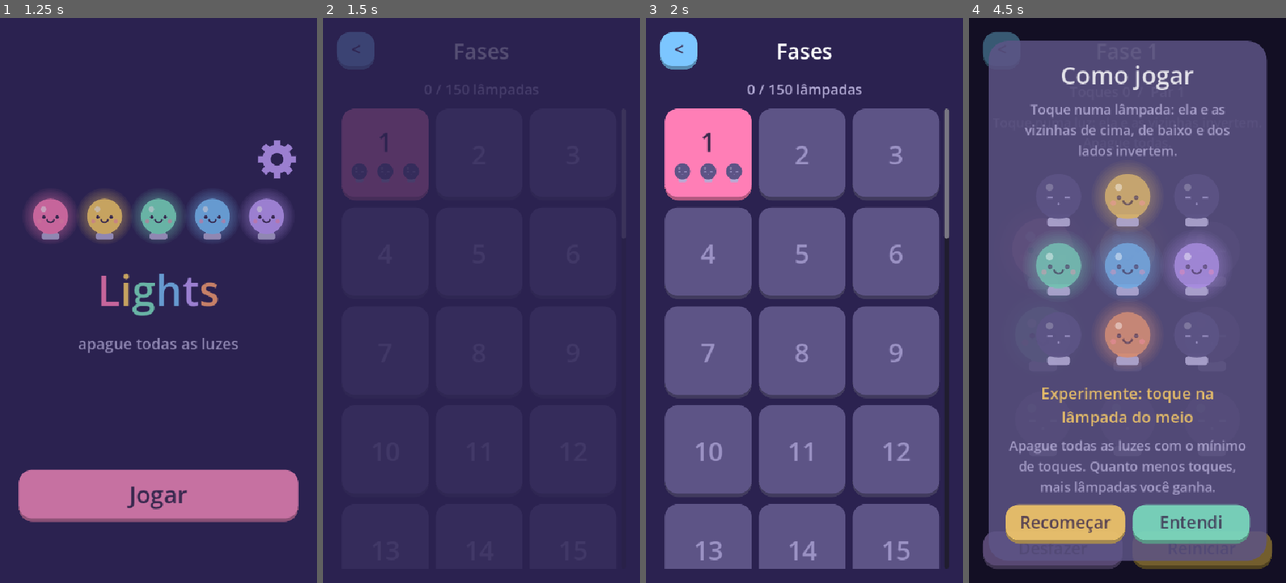
Above: before the commit, frames 1-4 (left to right).
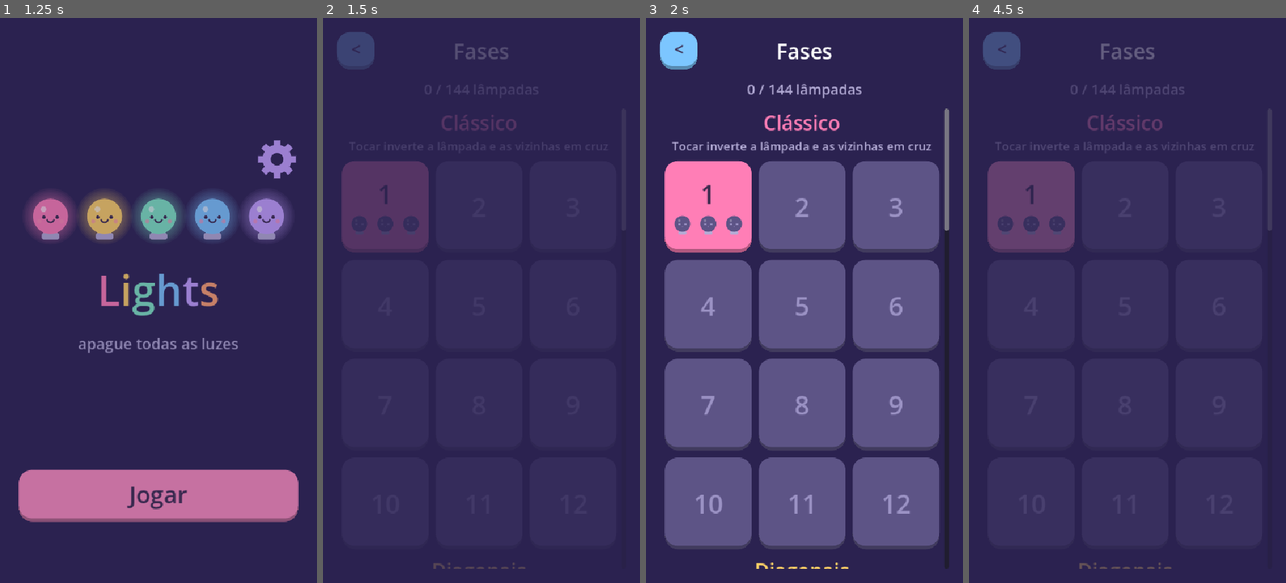
Above: after the commit, the same moments.

Repository: MuriloBahr/lights
Game: Godot game, scene res://scenes/menu.tscn
Same seed, same stepped clock (60 frames per second), same inputs: the game is played once before the commit and once after it.
Inputs (mouse positions are in pixels of both pictures, inside the frame that each line leads up to; where the layout moved, square brackets give the same spot in the first picture):
- Up to frame 1 (1.25 s): click "Jogar" at 0.5 s
- Up to frame 2 (1.5 s): click "Jogar" at 1.25 s
- Up to frame 3 (2 s): no input
- Up to frame 4 (4.5 s): click "<" at 2 s; click "Jogar" at 2.75 s; move the mouse to (1244, 159) at 3.52 s; click (1244, 159) at 3.67 s; click (1032, 204) [1032, 153] at 4.25 s

Frame 1 is identical in both runs. In frame 2, 5.0% of the frame differs, in the area x 5-66%, y 11-98%; in frame 3, 26%; in frame 4, 94%, in the area x 0-100%, y 0-100%.

Commit message:
lights [patch note]: Ajuste em level design, adicionado mundos

Diff:
--- a/data/levels.json
+++ b/data/levels.json
@@ -1,52 +1,50 @@
-{"levels":[
-{"id":1,"size":3,"grid":[1,1,0,1,0,0,0,0,0],"par":1,"hint":"Toque numa luz: ela e as vizinhas invertem. Apague todas."},
-{"id":2,"size":3,"grid":[0,1,1,0,0,1,0,0,0],"par":1},
-{"id":3,"size":3,"grid":[0,0,1,0,1,1,0,0,1],"par":1},
-{"id":4,"size":3,"grid":[0,0,0,0,0,1,0,1,1],"par":1},
-{"id":5,"size":3,"grid":[0,1,1,1,0,0,1,0,0],"par":2},
-{"id":6,"size":3,"grid":[0,0,0,1,0,1,1,0,1],"par":2},
-{"id":7,"size":3,"grid":[0,1,1,0,0,0,0,1,1],"par":2},
-{"id":8,"size":3,"grid":[1,1,1,1,0,0,0,0,1],"par":3},
-{"id":9,"size":3,"grid":[0,1,0,1,1,1,0,0,1],"par":4},
-{"id":10,"size":3,"grid":[0,0,1,0,1,1,1,0,1],"par":4},
-{"id":11,"size":4,"grid":[1,1,0,1,0,0,0,1,1,1,1,0,0,1,0,0],"par":3},
-{"id":12,"size":4,"grid":[0,1,1,1,0,0,1,0,1,1,0,0,0,0,1,0],"par":3},
-{"id":13,"size":4,"grid":[0,0,0,0,0,1,1,0,1,0,0,0,0,1,0,1],"par":3},
-{"id":14,"size":4,"grid":[1,1,1,1,0,0,1,0,1,0,1,0,1,1,0,0],"par":4},
-{"id":15,"size":4,"grid":[1,1,1,0,1,1,0,1,1,1,1,0,1,0,1,0],"par":4},
-{"id":16,"size":4,"grid":[0,1,0,1,1,0,0,1,0,1,0,1,0,0,0,1],"par":4},
-{"id":17,"size":4,"grid":[1,0,1,0,1,1,0,0,1,0,0,1,1,0,0,0],"par":5},
-{"id":18,"size":4,"grid":[1,0,0,1,1,0,1,0,0,1,1,0,0,0,1,0],"par":5},
-{"id":19,"size":4,"grid":[0,1,1,1,1,0,1,1,0,1,1,0,0,1,1,0],"par":5},
-{"id":20,"size":4,"grid":[0,1,0,0,0,1,1,0,0,1,0,1,1,0,0,1],"par":5},
-{"id":21,"size":4,"grid":[0,1,1,1,0,0,0,0,1,0,0,1,0,1,1,1],"par":5},
-{"id":22,"size":4,"grid":[0,0,1,1,1,1,0,1,1,0,0,1,0,1,0,0],"par":6},
-{"id":23,"size":4,"grid":[0,0,1,0,0,0,0,0,1,0,1,1,0,0,1,1],"par":6},
-{"id":24,"size":4,"grid":[0,1,1,1,1,1,0,0,0,0,1,1,0,1,1,1],"par":6},
-{"id":25,"size":5,"grid":[0,0,0,0,0,0,0,1,0,1,0,1,0,0,1,0,0,0,1,0,1,1,0,1,1],"par":5},
-{"id":26,"size":5,"grid":[0,1,0,1,0,1,1,0,1,1,1,1,0,1,1,1,1,1,1,1,1,1,1,1,1],"par":5},
-{"id":27,"size":5,"grid":[0,0,0,1,1,0,1,0,1,0,1,1,0,1,1,1,0,1,0,1,0,0,0,0,0],"par":7},
-{"id":28,"size":5,"grid":[0,0,1,0,0,1,0,1,1,0,0,1,1,0,0,0,1,1,0,0,0,0,1,0,1],"par":7},
-{"id":29,"size":5,"grid":[1,1,0,0,1,0,0,0,1,0,1,0,0,0,1,0,0,1,0,1,0,0,1,0,1],"par":7},
-{"id":30,"size":5,"grid":[0,0,1,0,1,1,1,1,0,1,0,0,0,1,0,1,0,1,0,0,1,1,0,0,0],"par":8},
-{"id":31,"size":5,"grid":[1,0,1,1,0,1,1,0,0,1,1,0,0,1,1,0,1,1,1,0,1,1,0,1,0],"par":8},
-{"id":32,"size":5,"grid":[0,0,0,0,1,1,1,0,1,1,1,1,0,0,1,1,1,1,1,0,0,1,0,0,1],"par":8},
-{"id":33,"size":5,"grid":[1,0,1,0,0,0,1,1,1,0,0,0,1,1,0,0,1,0,0,1,1,1,0,1,1],"par":8},
-{"id":34,"size":5,"grid":[1,1,0,0,1,0,0,1,1,0,0,1,0,1,1,1,0,0,0,1,1,1,0,0,0],"par":10},
-{"id":35,"size":5,"grid":[0,0,1,0,1,0,0,1,1,0,0,0,0,1,0,1,1,1,1,1,1,0,0,0,1],"par":10},
-{"id":36,"size":5,"grid":[1,1,0,0,1,1,1,0,0,0,1,0,1,1,0,0,0,0,0,1,0,1,0,0,0],"par":11},
-{"id":37,"size":5,"grid":[1,1,1,1,1,1,0,1,0,1,1,0,0,1,0,1,1,1,1,0,1,0,1,1,0],"par":11},
-{"id":38,"size":5,"grid":[0,0,0,1,0,0,0,0,1,0,0,1,1,0,1,0,0,0,1,0,1,0,0,1,1],"par":11},
-{"id":39,"size":5,"grid":[0,0,0,0,1,0,1,1,1,1,0,1,1,1,0,0,1,0,1,0,0,1,0,1,1],"par":11},
-{"id":40,"size":5,"grid":[0,0,1,1,0,1,0,0,1,1,1,1,1,1,0,0,1,1,1,1,0,1,1,1,0],"par":12},
-{"id":41,"size":6,"grid":[1,1,1,1,0,0,0,1,0,1,1,1,0,0,0,1,1,0,1,0,1,1,1,1,0,0,0,0,0,0,0,0,0,0,0,0],"par":7},
-{"id":42,"size":6,"grid":[1,1,0,1,1,0,0,0,1,1,0,1,1,1,0,0,1,0,1,1,1,0,1,0,1,0,0,1,1,0,0,0,0,0,0,1],"par":8},
-{"id":43,"size":6,"grid":[0,1,1,0,0,0,1,1,1,1,0,0,1,0,0,0,0,0,1,1,0,1,0,0,0,0,1,0,0,0,0,0,1,1,0,1],"par":8},
-{"id":44,"size":6,"grid":[0,0,0,1,0,0,1,0,0,0,1,0,0,0,0,1,1,1,0,0,1,0,0,0,0,1,0,0,1,1,1,0,0,0,0,0],"par":9},
-{"id":45,"size":6,"grid":[0,1,1,1,1,0,1,1,1,1,0,1,0,1,1,0,1,1,1,0,1,1,0,1,1,0,0,1,0,1,0,0,1,1,0,1],"par":9},
-{"id":46,"size":6,"grid":[0,0,0,0,1,0,1,0,1,0,1,0,1,0,1,0,0,0,1,1,0,0,1,1,0,1,0,1,0,0,1,0,0,1,1,0],"par":10},
-{"id":47,"size":6,"grid":[1,1,1,1,1,0,0,1,1,1,1,1,0,1,1,1,0,1,0,1,1,0,0,1,0,0,1,1,0,1,1,0,1,1,0,0],"par":11},
-{"id":48,"size":6,"grid":[0,1,1,0,0,0,1,1,1,1,1,1,1,0,0,0,1,0,1,0,1,1,0,0,0,1,1,1,0,0,0,0,1,1,1,0],"par":11},
-{"id":49,"size":6,"grid":[1,0,0,1,1,1,0,1,1,0,0,1,1,1,0,1,0,1,1,0,0,0,0,1,1,1,1,0,1,0,0,1,0,1,1,0],"par":15},
-{"id":50,"size":6,"grid":[1,1,1,0,0,0,1,1,1,0,1,1,0,0,0,1,1,1,0,0,1,1,0,0,1,0,0,0,0,1,0,1,1,1,0,0],"par":16}
+{"worlds":[{"id":1,"name":"Clássico","color":0,"rule":"Tocar inverte a lâmpada e as vizinhas em cruz"},{"id":2,"name":"Diagonais","color":1,"rule":"Agora o toque inverte as diagonais"},{"id":3,"name":"Formas","color":2,"rule":"Nem toda grade é quadrada"},{"id":4,"name":"Mistura","color":3,"rule":"Cruz, diagonais e formas juntas"}],"levels":[
+{"id":1,"world":1,"size":3,"grid":[0,0,0,1,0,0,1,1,0],"par":1,"hint":"Toque numa luz: ela e as vizinhas invertem. Apague todas."},
+{"id":2,"world":1,"size":3,"grid":[0,1,0,1,1,1,0,1,0],"par":1},
+{"id":3,"world":1,"size":3,"grid":[1,0,0,1,1,0,1,0,0],"par":1},
+{"id":4,"world":1,"size":3,"grid":[0,0,1,1,1,1,0,0,1],"par":3},
+{"id":5,"world":1,"size":3,"grid":[1,1,0,1,0,1,0,1,1],"par":2},
+{"id":6,"world":1,"size":3,"grid":[1,1,1,1,0,0,0,0,1],"par":3},
+{"id":7,"world":1,"size":4,"grid":[1,1,0,1,1,0,1,0,0,0,1,0,0,0,0,1],"par":3},
+{"id":8,"world":1,"size":4,"grid":[1,1,0,1,1,1,1,1,1,0,1,1,1,0,1,0],"par":4},
+{"id":9,"world":1,"size":4,"grid":[1,1,1,0,0,1,1,1,0,1,0,1,0,0,0,0],"par":4},
+{"id":10,"world":1,"size":5,"grid":[1,0,0,1,0,1,0,1,1,0,0,0,0,1,1,0,0,0,0,0,0,0,0,1,1],"par":6},
+{"id":11,"world":1,"size":5,"grid":[0,0,0,0,0,1,0,1,0,0,0,0,0,1,0,0,0,0,0,0,1,0,0,1,1],"par":5},
+{"id":12,"world":1,"size":5,"grid":[0,1,0,0,0,1,1,1,1,0,0,0,1,0,0,1,0,0,0,0,0,1,1,0,0],"par":5},
+{"id":13,"world":2,"size":3,"grid":[0,1,0,1,0,0,0,1,0],"par":1,"shape":"x","hint":"Novidade: agora o toque inverte as diagonais."},
+{"id":14,"world":2,"size":3,"grid":[0,1,0,1,0,1,0,0,0],"par":1,"shape":"x"},
+{"id":15,"world":2,"size":3,"grid":[0,0,0,0,1,0,0,0,1],"par":1,"shape":"x"},
+{"id":16,"world":2,"size":4,"grid":[1,0,1,1,0,1,1,0,1,1,1,0,1,0,0,0],"par":3,"shape":"x"},
+{"id":17,"world":2,"size":4,"grid":[0,1,0,0,1,0,0,0,1,1,1,0,0,1,0,0],"par":2,"shape":"x"},
+{"id":18,"world":2,"size":4,"grid":[0,1,0,1,0,1,1,0,1,0,0,0,0,1,1,0],"par":3,"shape":"x"},
+{"id":19,"world":2,"size":5,"grid":[1,0,0,0,1,0,1,0,1,0,0,1,0,0,1,1,1,0,1,0,0,1,0,0,0],"par":5,"shape":"x"},
+{"id":20,"world":2,"size":5,"grid":[1,0,1,0,0,0,0,0,1,0,0,1,0,0,0,1,1,0,1,0,0,1,1,0,0],"par":4,"shape":"x"},
+{"id":21,"world":2,"size":5,"grid":[0,0,0,0,0,0,1,0,0,0,1,1,1,0,1,0,1,1,1,1,0,1,1,0,1],"par":4,"shape":"x"},
+{"id":22,"world":2,"size":5,"grid":[0,1,0,0,0,0,1,0,0,0,1,0,0,0,0,0,0,1,0,0,1,1,0,0,0],"par":5,"shape":"x"},
+{"id":23,"world":2,"size":5,"grid":[0,1,1,1,0,0,1,1,1,0,0,0,0,1,0,1,0,1,0,0,0,0,0,1,0],"par":6,"shape":"x"},
+{"id":24,"world":2,"size":5,"grid":[0,0,0,1,0,1,0,1,0,1,1,1,1,0,0,1,1,0,1,1,1,1,1,0,1],"par":6,"shape":"x"},
+{"id":25,"world":3,"size":3,"grid":[0,0,0,0,1,0,0,1,0],"par":1,"mask":[0,1,0,1,1,1,0,1,0],"hint":"Novidade: só existem lâmpadas onde elas aparecem."},
+{"id":26,"world":3,"size":3,"grid":[1,0,0,0,0,0,0,1,0],"par":2,"mask":[1,1,1,1,0,1,1,1,1]},
+{"id":27,"world":3,"size":3,"grid":[0,1,0,1,1,0,0,1,0],"par":3,"mask":[0,1,0,1,1,1,0,1,0]},
+{"id":28,"world":3,"size":3,"grid":[1,0,1,1,0,0,1,0,1],"par":5,"mask":[1,1,1,1,0,1,1,1,1]},
+{"id":29,"world":3,"size":5,"grid":[0,0,1,0,0,0,0,1,0,0,1,1,1,1,0,0,1,1,0,0,0,0,0,0,0],"par":5,"mask":[0,0,1,0,0,0,1,1,1,0,1,1,1,1,1,0,1,1,1,0,0,0,1,0,0]},
+{"id":30,"world":3,"size":5,"grid":[0,0,0,0,0,0,1,1,0,0,0,1,1,0,0,0,0,0,1,0,0,0,0,0,0],"par":6,"mask":[0,1,0,1,0,1,1,1,1,1,1,1,1,1,1,0,1,1,1,0,0,0,1,0,0]},
+{"id":31,"world":3,"size":5,"grid":[1,1,0,1,1,0,0,0,0,0,0,0,0,0,0,0,0,0,1,0,0,0,1,0,0],"par":4,"mask":[1,1,1,1,1,0,1,1,1,0,0,0,1,0,0,0,1,1,1,0,1,1,1,1,1]},
+{"id":32,"world":3,"size":5,"grid":[0,0,1,0,0,0,0,0,0,0,0,1,1,1,0,1,1,0,0,0,0,1,0,1,0],"par":5,"mask":[0,0,1,0,0,0,1,1,1,0,1,1,1,1,1,1,1,1,1,1,1,1,1,1,1]},
+{"id":33,"world":3,"size":5,"grid":[1,0,0,1,0,0,0,0,0,0,1,0,0,0,1,0,0,0,0,0,1,0,1,1,1],"par":6,"mask":[1,1,1,1,1,1,0,0,0,1,1,0,0,0,1,1,0,0,0,1,1,1,1,1,1]},
+{"id":34,"world":3,"size":5,"grid":[0,0,0,0,0,0,0,0,0,0,0,0,0,0,0,0,1,1,1,0,0,0,1,0,0],"par":6,"mask":[0,0,1,0,0,0,1,1,1,0,1,1,1,1,1,0,1,1,1,0,0,0,1,0,0]},
+{"id":35,"world":3,"size":5,"grid":[0,0,0,1,0,1,0,0,1,0,0,0,0,1,1,0,0,0,0,0,0,0,0,0,0],"par":8,"mask":[0,1,0,1,0,1,1,1,1,1,1,1,1,1,1,0,1,1,1,0,0,0,1,0,0]},
+{"id":36,"world":3,"size":5,"grid":[0,0,1,1,1,0,0,1,0,0,0,0,1,0,0,0,0,1,1,0,1,1,0,0,0],"par":8,"mask":[1,1,1,1,1,0,1,1,1,0,0,0,1,0,0,0,1,1,1,0,1,1,1,1,1]},
+{"id":37,"world":4,"size":5,"grid":[1,0,1,1,0,0,0,0,0,0,1,0,1,1,1,0,0,0,1,0,1,0,1,0,0],"par":8,"hint":"Tudo junto: observe a regra de cada fase."},
+{"id":38,"world":4,"size":5,"grid":[1,0,1,0,0,0,0,1,1,0,1,0,0,0,0,0,1,1,1,1,0,1,0,0,0],"par":6,"shape":"x"},
+{"id":39,"world":4,"size":5,"grid":[0,0,0,1,0,1,1,1,0,1,0,1,0,1,1,0,1,1,1,0,0,0,1,0,0],"par":9,"mask":[0,1,0,1,0,1,1,1,1,1,1,1,1,1,1,0,1,1,1,0,0,0,1,0,0]},
+{"id":40,"world":4,"size":5,"grid":[0,0,0,0,0,0,0,1,1,0,1,1,0,0,0,0,0,1,0,0,0,0,0,0,0],"par":6,"shape":"x","mask":[0,0,1,0,0,0,1,1,1,0,1,1,1,1,1,0,1,1,1,0,0,0,1,0,0]},
+{"id":41,"world":4,"size":6,"grid":[0,1,1,0,0,0,1,0,0,0,0,1,0,1,0,0,1,1,0,0,1,0,0,1,1,0,1,0,0,1,1,0,0,1,1,1],"par":8},
+{"id":42,"world":4,"size":6,"grid":[0,1,1,1,0,1,1,0,0,1,1,0,0,1,1,0,0,1,1,1,1,1,0,0,1,0,1,0,1,1,0,1,0,0,1,0],"par":10,"shape":"x"},
+{"id":43,"world":4,"size":5,"grid":[1,0,1,1,0,0,0,0,1,0,0,0,0,0,0,0,1,0,0,0,1,0,1,0,1],"par":7,"mask":[1,1,1,1,1,0,1,1,1,0,0,0,1,0,0,0,1,1,1,0,1,1,1,1,1]},
+{"id":44,"world":4,"size":5,"grid":[0,0,1,0,0,0,1,0,1,0,0,0,0,0,0,0,0,0,0,0,1,0,1,0,1],"par":4,"shape":"x","mask":[0,0,1,0,0,0,1,1,1,0,1,1,1,1,1,1,1,1,1,1,1,1,1,1,1]},
+{"id":45,"world":4,"size":6,"grid":[0,1,1,1,1,1,0,1,1,0,1,0,1,0,1,1,0,0,1,0,1,1,0,0,1,0,0,1,1,1,0,1,0,0,0,0],"par":12},
+{"id":46,"world":4,"size":6,"grid":[1,0,1,1,0,1,0,0,1,0,0,0,0,1,1,1,0,1,1,1,0,0,1,0,0,1,0,1,1,1,1,0,1,0,0,1],"par":10,"shape":"x"},
+{"id":47,"world":4,"size":6,"grid":[1,1,1,1,1,0,1,1,0,0,1,0,1,0,0,0,1,1,0,0,1,1,1,0,0,0,1,1,1,0,1,1,1,1,1,1],"par":16},
+{"id":48,"world":4,"size":6,"grid":[0,1,0,1,0,1,1,1,1,1,1,0,0,0,1,1,0,1,1,1,0,0,1,1,0,0,1,1,0,0,1,0,1,1,1,1],"par":17}
 ]}
--- a/scripts/board.gd
+++ b/scripts/board.gd
@@ -4,18 +4,27 @@
 signal changed
 signal solved
 
-const DIRS = [Vector2i.ZERO, Vector2i.UP, Vector2i.DOWN, Vector2i.LEFT, Vector2i.RIGHT]
+const SHAPES := {
+	"plus": [Vector2i(0, 0), Vector2i(1, 0), Vector2i(-1, 0), Vector2i(0, 1), Vector2i(0, -1)],
+	"x": [Vector2i(0, 0), Vector2i(1, 1), Vector2i(-1, 1), Vector2i(1, -1), Vector2i(-1, -1)],
+}
 
 var size := 0
 var cells := PackedByteArray()
 var initial := PackedByteArray()
+var active := PackedByteArray()
+var offsets: Array = SHAPES["plus"]
 var moves: Array[Vector2i] = []
 
 
 func load_level(level: Dictionary) -> void:
 	size = int(level["size"])
+	offsets = SHAPES[level.get("shape", "plus")]
+	var mask: Array = level.get("mask", [])
+	active.resize(size * size)
 	initial.resize(size * size)
-	for i in initial.size():
+	for i in size * size:
+		active[i] = 1 if mask.is_empty() else int(mask[i])
 		initial[i] = int(level["grid"][i])
 	reset()
 
@@ -54,7 +63,10 @@
 
 
 func _apply(p: Vector2i) -> void:
-	for d in DIRS:
+	for d in offsets:
 		var q: Vector2i = p + d
-		if q.x >= 0 and q.x < size and q.y >= 0 and q.y < size:
-			cells[q.y * size + q.x] ^= 1
+		if q.x < 0 or q.x >= size or q.y < 0 or q.y >= size:
+			continue
+		var i := q.y * size + q.x
+		if active[i] == 1:
+			cells[i] ^= 1
--- a/scripts/game.gd
+++ b/scripts/game.gd
@@ -78,14 +78,16 @@
 	State.sfx.enter()
 	level_index = index
 	var level: Dictionary = levels[index]
-	_build_grid(int(level["size"]))
+	_build_grid(level)
 	board.load_level(level)
 
 
-func _build_grid(n: int) -> void:
+func _build_grid(level: Dictionary) -> void:
 	for b in bulbs:
 		b.queue_free()
 	bulbs.clear()
+	var n := int(level["size"])
+	var mask: Array = level.get("mask", [])
 	grid.columns = n
 	var px := int(GRID_PX / n)
 	for y in n:
@@ -93,11 +95,15 @@
 			var b := Bulb.new()
 			b.custom_minimum_size = Vector2(px, px)
 			b.color = Palette.BULBS[(x + 2 * y) % Palette.BULBS.size()]
-			b.pressed.connect(board.toggle.bind(x, y))
-			b.pressed.connect(State.sfx.tap)
+			if mask.is_empty() or int(mask[y * n + x]) == 1:
+				b.pressed.connect(board.toggle.bind(x, y))
+				b.pressed.connect(State.sfx.tap)
+			else:
+				b.modulate.a = 0.0
+				b.mouse_filter = Control.MOUSE_FILTER_IGNORE
 			grid.add_child(b)
-			b.appear(0.05 * (x + y))
 			bulbs.append(b)
+			b.appear(0.45 * (x + y) / float(2 * n - 2))
 
 
 func _refresh() -> void:
--- a/scripts/how_to_panel.gd
+++ b/scripts/how_to_panel.gd
@@ -69,10 +69,10 @@
 
 
 func _demo_grid() -> Control:
+	var vp := get_viewport_rect().size
+	var cell := clampi(int(minf((vp.x - 112.0) / 3.0, (vp.y - 496.0) / 3.0)), 48, 110)
 	var wrap := CenterContainer.new()
 	var grid := GridContainer.new()
-	var vp := get_viewport_rect().size
-	var cell := clampi(int(minf((vp.x - 112.0) / 3.0, (vp.y - 496.0) / 3.0)), 48, 110)
 	grid.columns = 3
 	grid.add_theme_constant_override("h_separation", 4)
 	grid.add_theme_constant_override("v_separation", 4)
--- a/scripts/level_select.gd
+++ b/scripts/level_select.gd
@@ -5,7 +5,6 @@
 
 
 func _ready() -> void:
-	State.sfx.duck(false)
 	set_anchors_preset(Control.PRESET_FULL_RECT)
 	var margin := MarginContainer.new()
 	margin.set_anchors_preset(Control.PRESET_FULL_RECT)
@@ -19,7 +18,7 @@
 
 	var top := HBoxContainer.new()
 	root.add_child(top)
-	var back := Ui.button("<", Palette.BULBS[3])
+	var back := Ui.button("<", Palette.BULBS[3], 28, "glow")
 	back.custom_minimum_size = Vector2(64, 64)
 	back.pressed.connect(_back)
 	top.add_child(back)
@@ -43,24 +42,51 @@
 	center.size_flags_horizontal = Control.SIZE_EXPAND_FILL
 	scroll.add_child(center)
 
+	var list := VBoxContainer.new()
+	list.custom_minimum_size = Vector2(COLUMNS * CARD.x + (COLUMNS - 1) * 12, 0)
+	list.add_theme_constant_override("separation", 12)
+	center.add_child(list)
+
+	var total := 0
+	var current := -1
+	var grid: GridContainer
+	for i in State.levels.size():
+		var level: Dictionary = State.levels[i]
+		total += State.stars_for(int(level["id"]))
+		var w := int(level["world"])
+		if w != current:
+			current = w
+			list.add_child(_world_header(State.worlds[w - 1]))
+			grid = _new_grid()
+			list.add_child(grid)
+		grid.add_child(_card(i, State.worlds[w - 1]))
+	progress.text = "%d / %d lâmpadas" % [total, State.levels.size() * 3]
+
+
+func _world_header(world: Dictionary) -> VBoxContainer:
+	var color: Color = Palette.BULBS[int(world["color"])]
+	var box := VBoxContainer.new()
+	box.add_theme_constant_override("separation", 2)
+	box.add_child(Ui.label(str(world["name"]), 34, color))
+	var rule := Ui.label(str(world["rule"]), 20, Palette.BASE)
+	rule.autowrap_mode = TextServer.AUTOWRAP_WORD_SMART
+	box.add_child(rule)
+	return box
+
+
+func _new_grid() -> GridContainer:
 	var grid := GridContainer.new()
 	grid.columns = COLUMNS
 	grid.add_theme_constant_override("h_separation", 12)
 	grid.add_theme_constant_override("v_separation", 12)
-	center.add_child(grid)
-
-	var total := 0
-	for i in State.levels.size():
-		total += State.stars_for(int(State.levels[i]["id"]))
-		grid.add_child(_card(i))
-	progress.text = "%d / %d lâmpadas" % [total, State.levels.size() * 3]
+	return grid
 
 
-func _card(index: int) -> Button:
+func _card(index: int, world: Dictionary) -> Button:
 	var level: Dictionary = State.levels[index]
 	var id := int(level["id"])
 	var unlocked := State.is_unlocked(id)
-	var color: Color = Palette.BULBS[(int(level["size"]) - 3) % Palette.BULBS.size()]
+	var color: Color = Palette.BULBS[int(world["color"])]
 
 	var b := Ui.button("", color)
 	b.custom_minimum_size = CARD
@@ -95,8 +121,8 @@
 
 func _play(index: int) -> void:
 	State.current_level = index
-	get_tree().change_scene_to_file("res://scenes/game.tscn")
+	State.go("res://scenes/game.tscn")
 
 
 func _back() -> void:
-	get_tree().change_scene_to_file("res://scenes/menu.tscn")
+	State.go("res://scenes/menu.tscn")
--- a/scripts/state.gd
+++ b/scripts/state.gd
@@ -5,6 +5,7 @@
 const FADE_TIME := 0.25
 
 var levels: Array = []
+var worlds: Array = []
 var current_level := 0
 var stars := {}
 var settings := {"music": true, "sfx": true, "vibration": true, "seen_howto": false}
@@ -16,7 +17,9 @@
 
 func _ready() -> void:
 	RenderingServer.set_default_clear_color(Palette.BG)
-	levels = JSON.parse_string(FileAccess.get_file_as_string(LEVELS_PATH))["levels"]
+	var data: Dictionary = JSON.parse_string(FileAccess.get_file_as_string(LEVELS_PATH))
+	levels = data["levels"]
+	worlds = data["worlds"]
 	_read()
 	add_child(sfx)
 	sfx.apply(settings)
